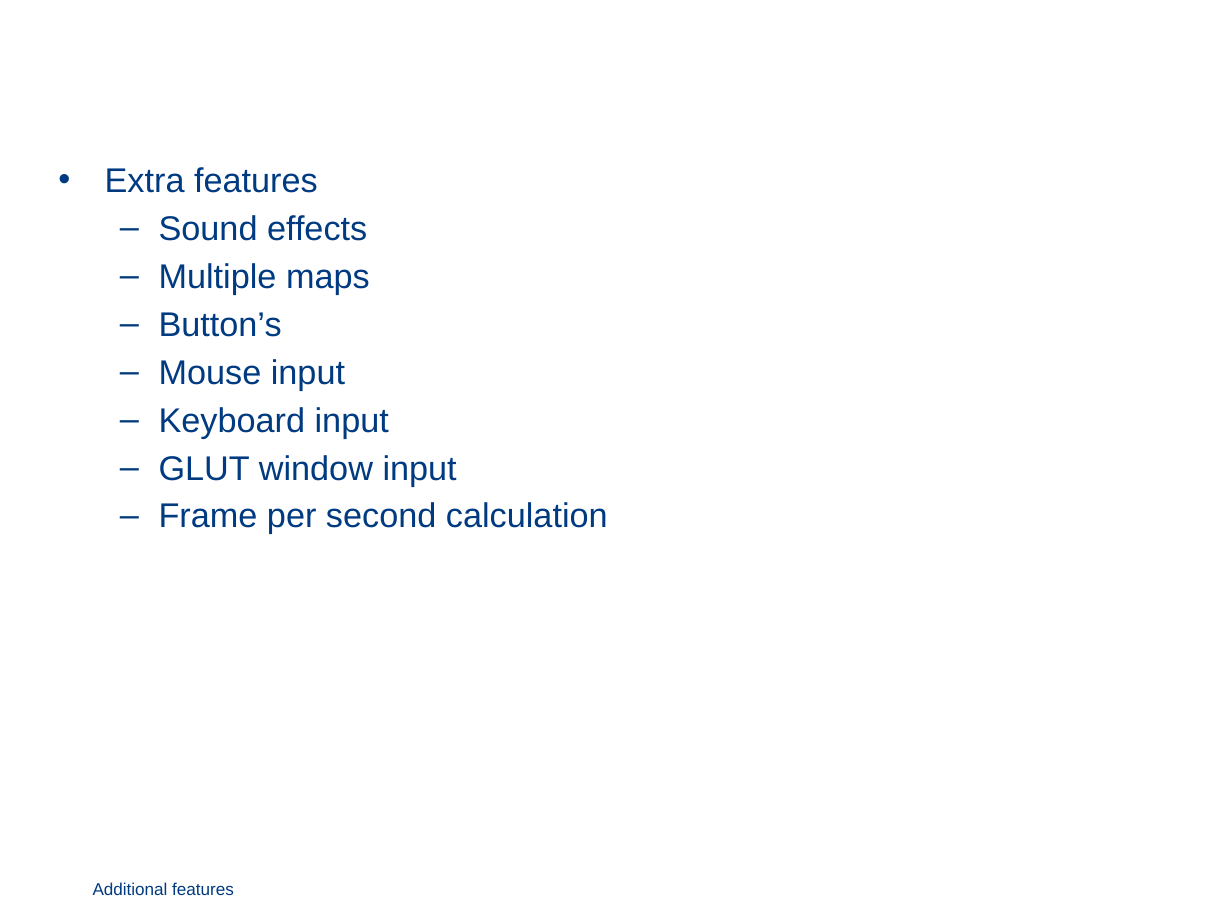
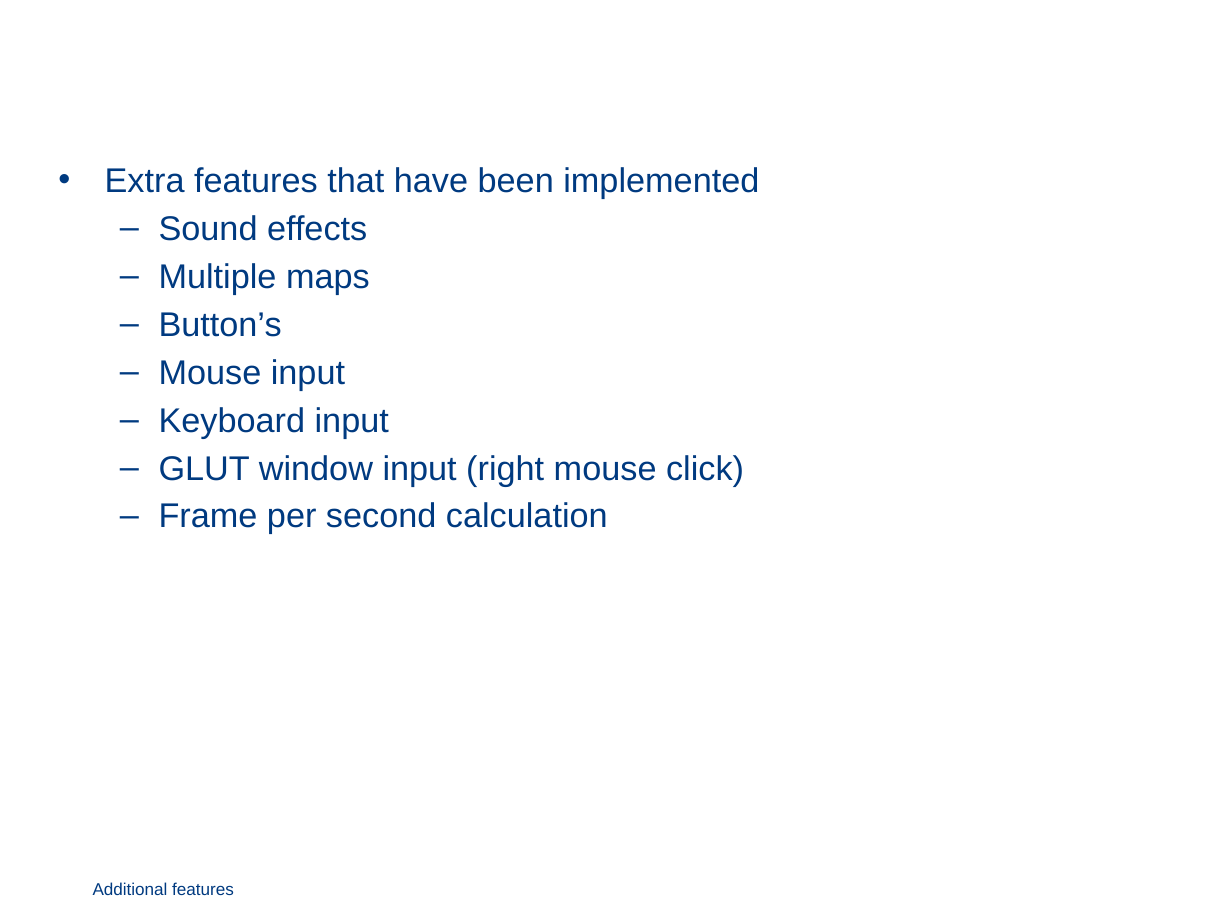
Before and after one commit to martijnvandijke/Computation-2, a slide deck: slide 6 of Presentation/Tower Defense.pptx (slide 8 before the commit). Drawn at 1232x924 pixels with LibreOffice and Linux fonts; fonts in the diff are those of the drawing; background and template pictures are left out. Boxes give left, top, right and bottom in pixels: in the first picture for what was removed or moved away, otherwise in the second. Text is boxed around its words. In the diff, an @@ line names an element or a change of style, - is before the commit and + after.

```diff
--- a/Presentation/Tower Defense.pptx
+++ b/Presentation/Tower Defense.pptx
@@ text at bbox=[105, 167, 759, 199]: text changed @@
-• Extra features
+• Extra features that have been implemented
@@ text at bbox=[159, 455, 744, 486]: text changed @@
-  – GLUT window input
+  – GLUT window input (right mouse click)
```
Also in this commit, not shown: 7 other slides changed, 36 other files.
